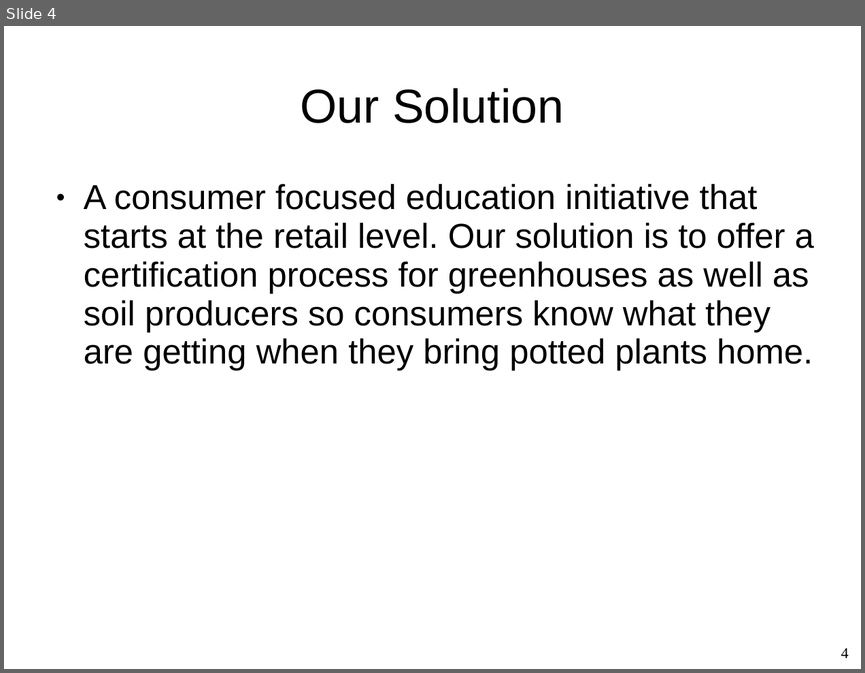
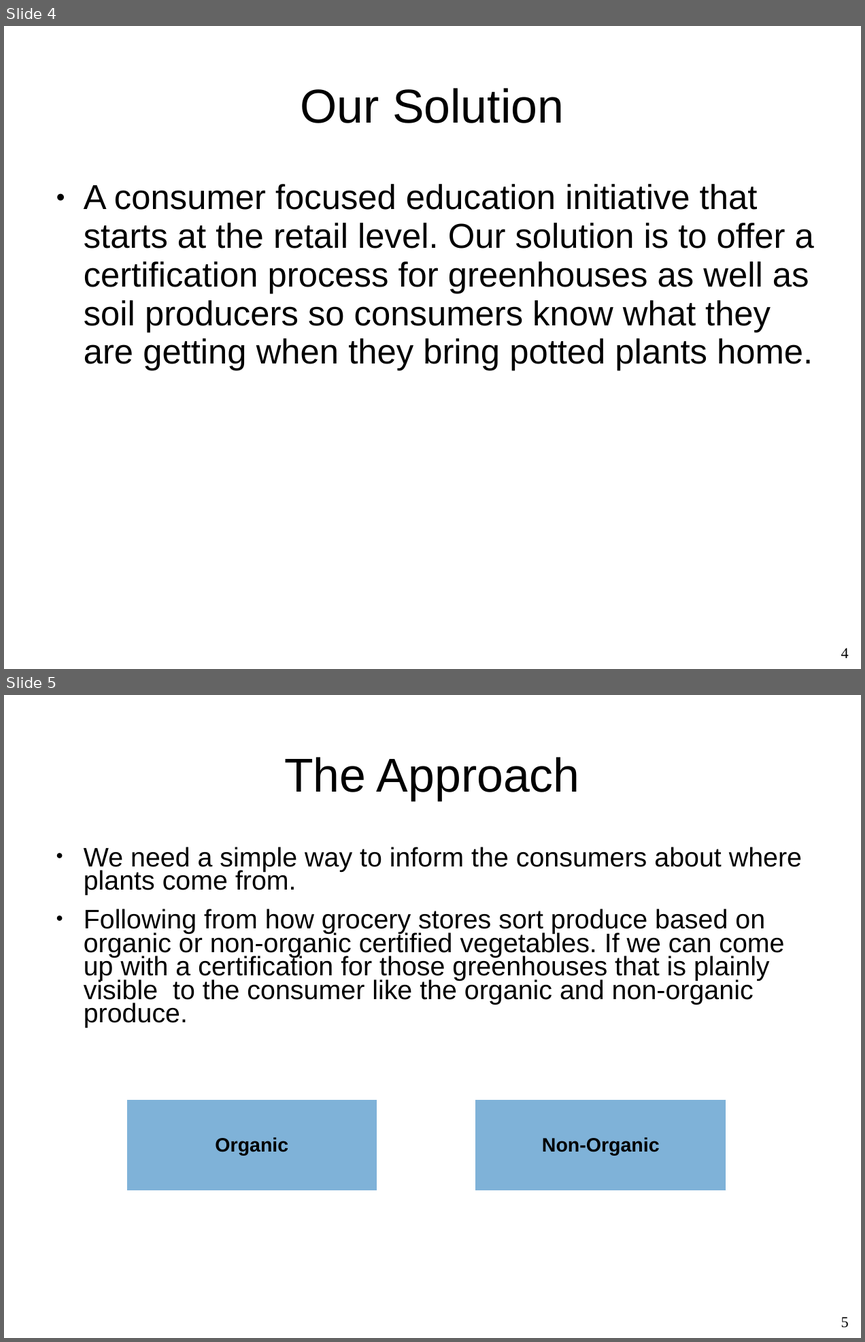
Before and after one commit to Whiteat/Hackathon2019, a slide deck: Presentation.ppt. Shown one above the other, each under a label of ours: slide 4 before the commit, slides 4 and 5 after it. The pictures are 865x673 and 865x1342 pixels, drawn with LibreOffice and Linux fonts; fonts in the diff are those of the drawing; background and template pictures are left out. Boxes give left, top, right and bottom in pixels: in the first picture for what was removed or moved away, otherwise in the second. Text is boxed around its words. In the diff, an @@ line names an element or a change of style, - is before the commit and + after.

Commit message:
MORE PRESENTATION STUFF

```diff
--- a/Presentation.ppt
+++ b/Presentation.ppt
@@ slide 5 added at [4, 695, 861, 1338], background picture (left out) @@
@@ title added at [284, 757, 580, 800], 44 pt, text #000000 @@
+The Approach
@@ text added at [84, 847, 802, 1028], 24.8 pt, text #000000 @@
+● We need a simple way to inform the consumers about where plants come from.
+● Following from how grocery stores sort produce based on organic or non-organic certified vegetables. If we can come up with a certification for those greenhouses that is plainly visible to the consumer like the organic and non-organic produce.
@@ rectangle added at [126, 1100, 377, 1191], fill #0066B3 at 50% opacity, outline #FFFFFF 0.74 pt, 18 pt, text #000000, bold @@
+Organic
@@ rectangle added at [475, 1100, 726, 1191], fill #0066B3 at 50% opacity, outline #FFFFFF 0.74 pt, 18 pt, text #000000, bold @@
+Non-Organic
@@ page number added at [841, 1317, 849, 1327], 14 pt, text #000000 @@
+5
```
Also in this commit, not shown: 1 other slide added.
